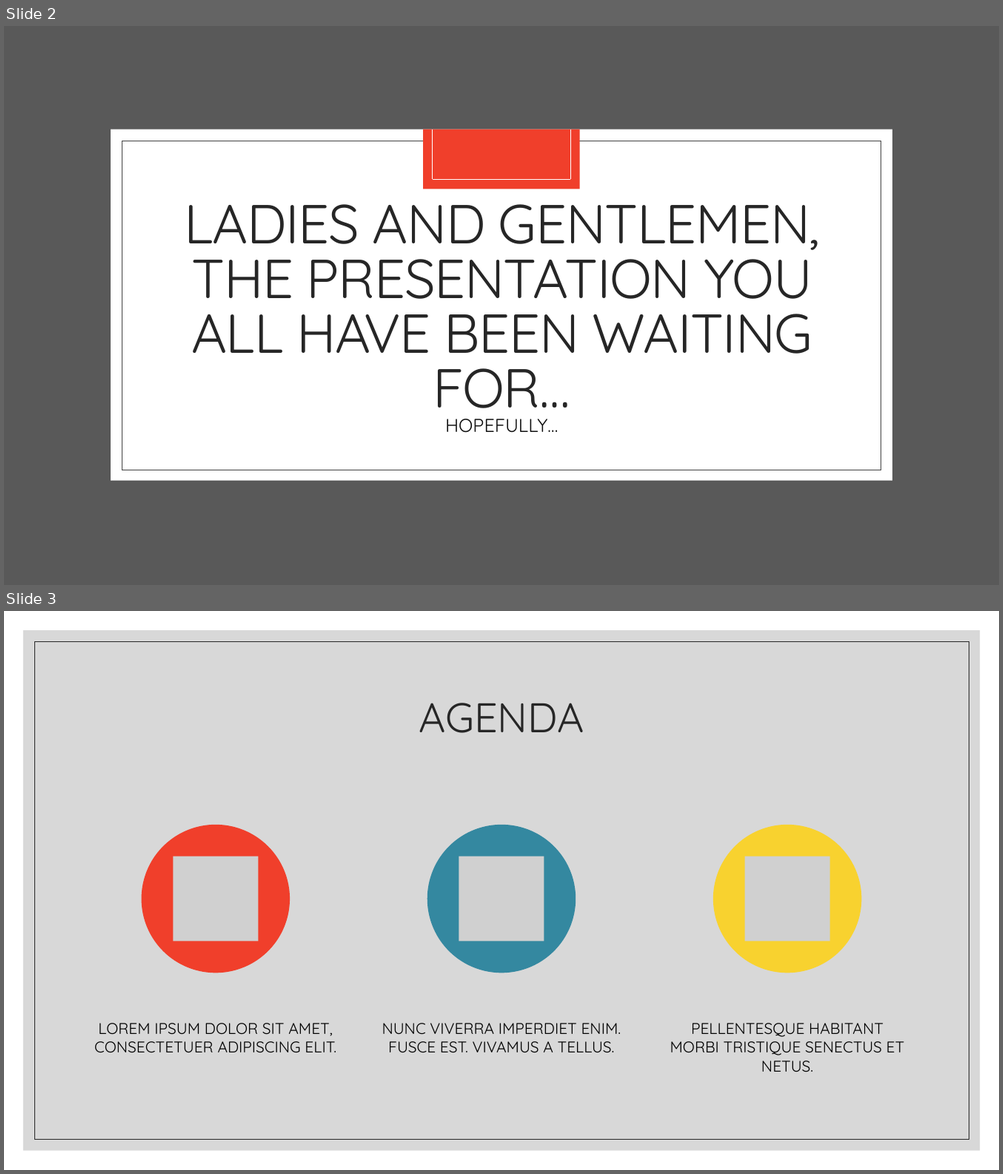
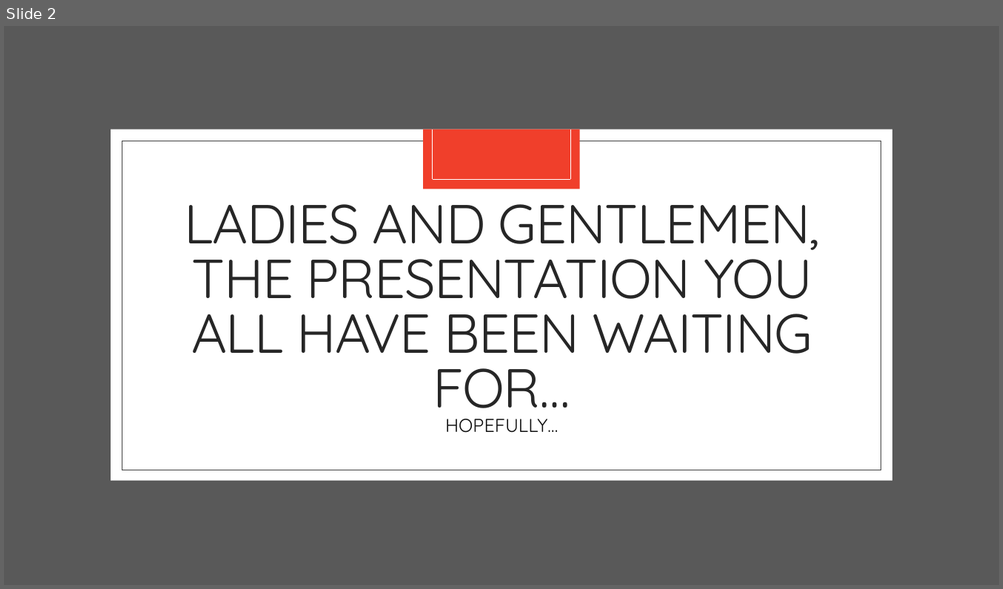
Before and after one commit to JeniLam/Spotify-Dashboard, a slide deck: gOGOGAGA.pptx. Shown one above the other, each under a label of ours: slides 2 and 3 before the commit, slide 2 after it. The pictures are 1003x1174 and 1003x589 pixels, drawn with LibreOffice and Linux fonts; fonts in the diff are those of the drawing; grey boxes stand for pictures. Boxes give left, top, right and bottom in pixels: in the first picture for what was removed or moved away, otherwise in the second. Text is boxed around its words. In the diff, an @@ line names an element or a change of style, - is before the commit and + after.

```diff
--- a/gOGOGAGA.pptx
+++ b/gOGOGAGA.pptx
@@ slide 3 removed at (4,611,999,1170), background #FFFFFF @@
@@ rectangle removed at (23,630,980,1151) @@
@@ rectangle removed at (34,641,969,1140) @@
@@ title removed at (418,703,583,733) @@
-AGENDA
@@ group removed at (94,825,905,1072): 3 ellipses, 3 pictures, 3 texts @@
-LOREM IPSUM DOLOR SIT AMET, CONSECTETUER ADIPISCING ELIT.
-NUNC VIVERRA IMPERDIET ENIM. FUSCE EST. VIVAMUS A TELLUS.
-PELLENTESQUE HABITANT MORBI TRISTIQUE SENECTUS ET NETUS.
```
Also in this commit, not shown: 1 slide changed, 6 slides added, 4 other slides removed.
